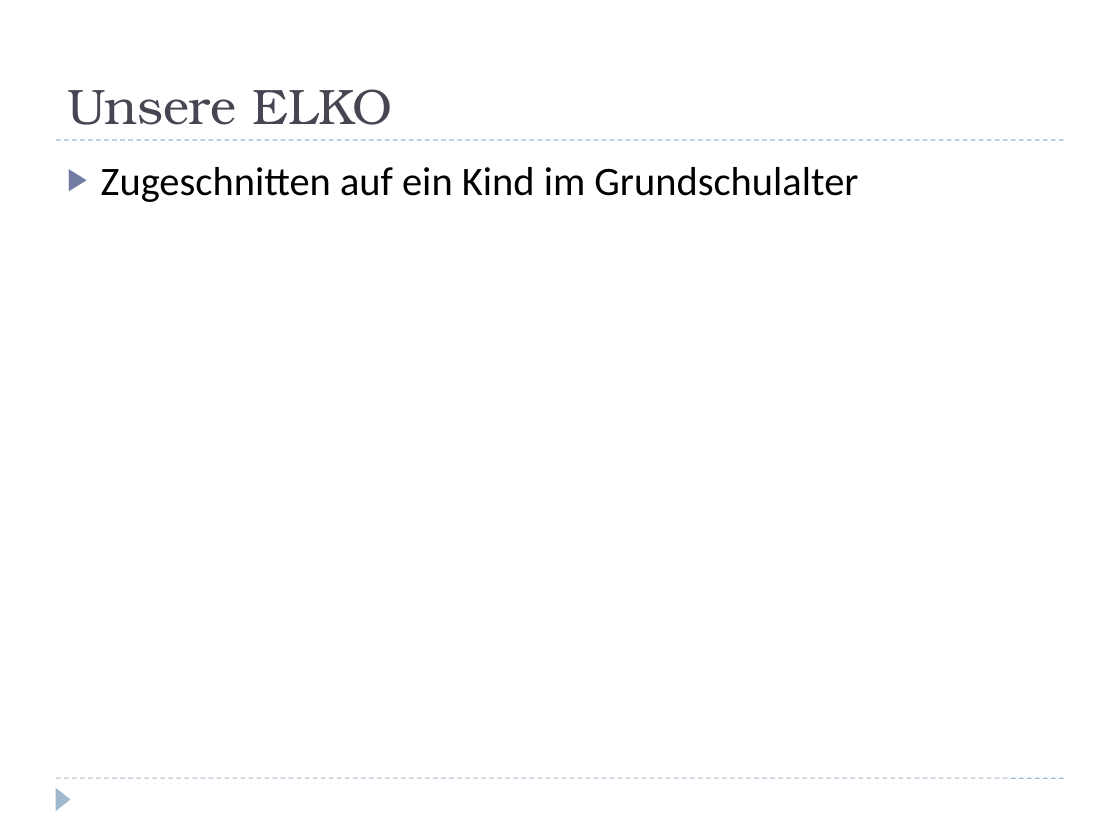
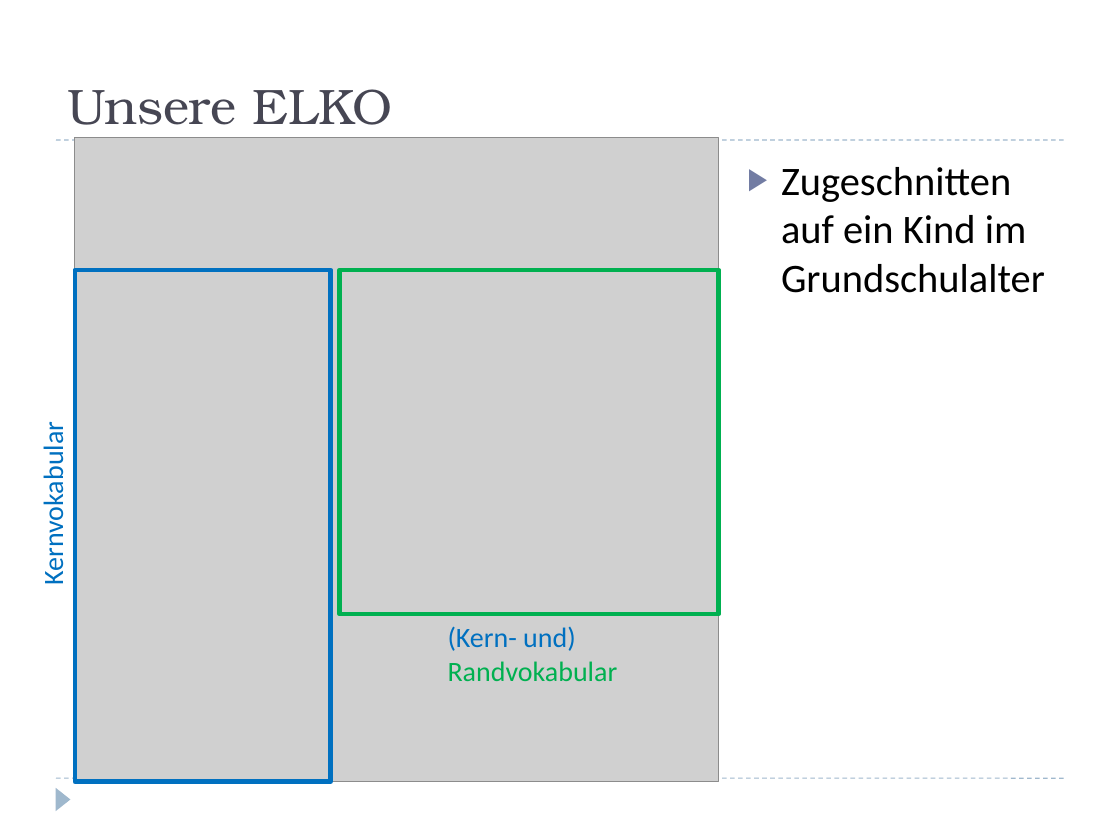
Before and after one commit to beccithepotterhead/ELKOnew, a slide deck: slide 7 of src/ELKO.pptx (slide 4 before the commit). Drawn at 1120x840 pixels with LibreOffice and Linux fonts; fonts in the diff are those of the drawing; grey boxes stand for pictures. Boxes give left, top, right and bottom in pixels: in the first picture for what was removed or moved away, otherwise in the second. Text is boxed around its words. In the diff, an @@ line names an element or a change of style, - is before the commit and + after.

```diff
--- a/src/ELKO.pptx
+++ b/src/ELKO.pptx
@@ picture added at (75,138,719,782) @@
@@ text "Zugeschnitten auf ein Kind im ..." rewrapped from (101,167,858,202) to (781,167,1045,293) @@
@@ rectangle added at (75,270,330,782), outline #0070C0 3 pt @@
@@ rectangle added at (339,270,719,614), outline #00B050 3 pt @@
@@ text added at (36,438,70,581), 18 pt, text #0070C0 @@
+Kernvokabular
@@ text added at (448,626,618,681), 18 pt, text #00B050 @@
+(Kern- und) Randvokabular
```
Also in this commit, not shown: 4 other slides changed, 2 slides added.
